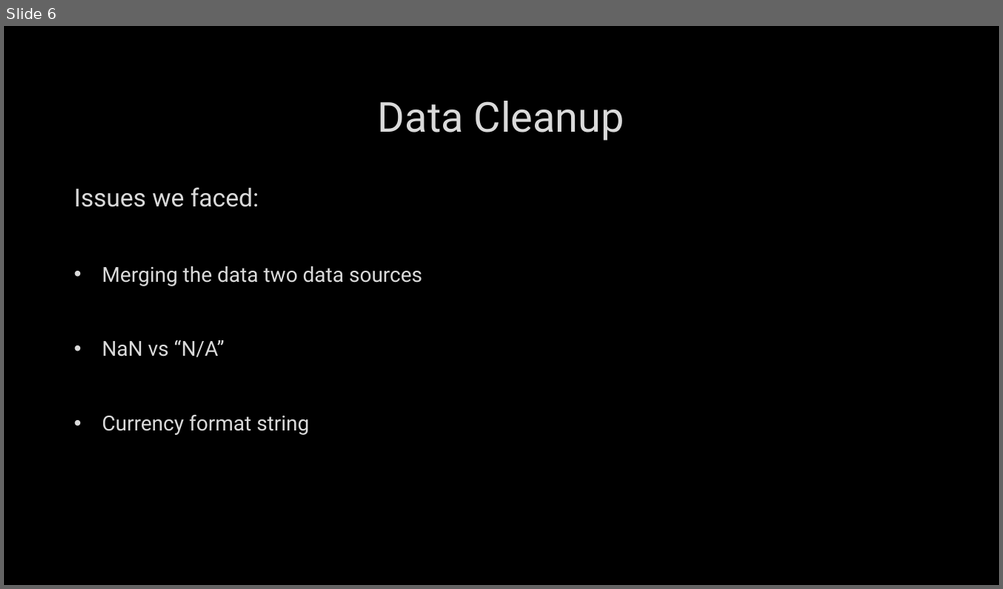
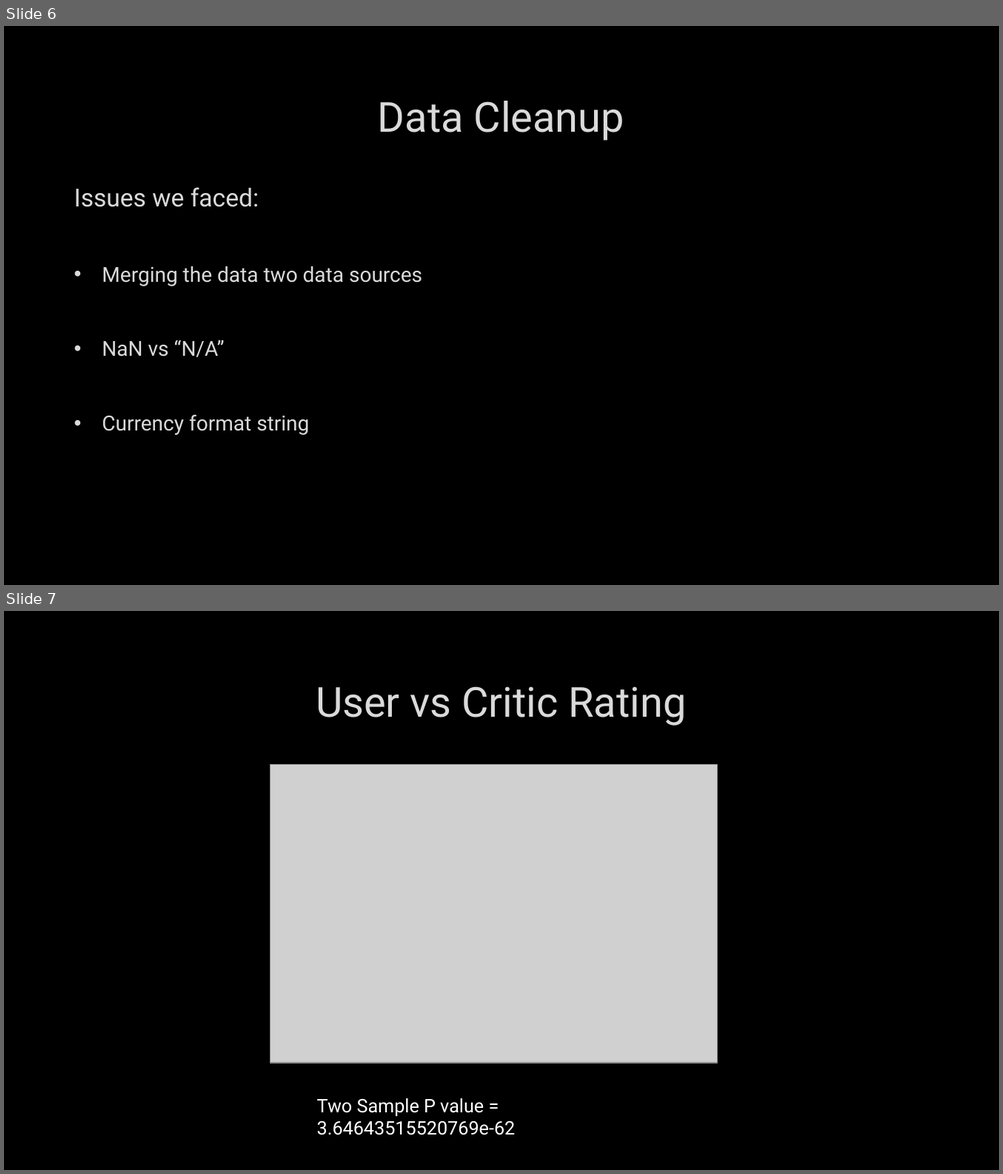
Before and after one commit to Mpalmese/ProjectRepo, a slide deck: Powerpoint/Presentation.pptx. Shown one above the other, each under a label of ours: slide 6 before the commit, slides 6 and 7 after it. The pictures are 1003x589 and 1003x1174 pixels, drawn with LibreOffice and Linux fonts; fonts in the diff are those of the drawing; grey boxes stand for pictures; background and template pictures are left out. Boxes give left, top, right and bottom in pixels: in the first picture for what was removed or moved away, otherwise in the second. Text is boxed around its words. In the diff, an @@ line names an element or a change of style, - is before the commit and + after.

Commit message:
Added figures into slides

```diff
--- a/Powerpoint/Presentation.pptx
+++ b/Powerpoint/Presentation.pptx
@@ slide 7 added at (4, 611, 999, 1170), background picture (left out) @@
@@ title added at (316, 686, 686, 726), 40 pt, text #DADADA @@
+User vs Critic Rating
@@ picture added at (270, 765, 717, 1063) @@
@@ text added at (317, 1099, 515, 1136), 18 pt, text #FFFFFF @@
+Two Sample P value = 3.64643515520769e-62
```
Also in this commit, not shown: 1 slide changed, 17 other slides added.
